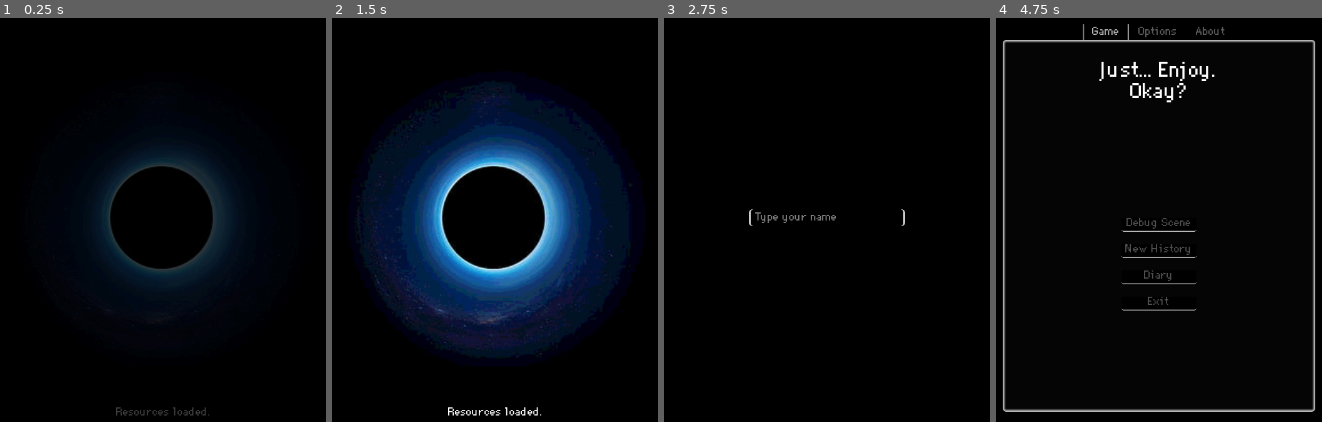
Above: before the commit, frames 1-4 (left to right).
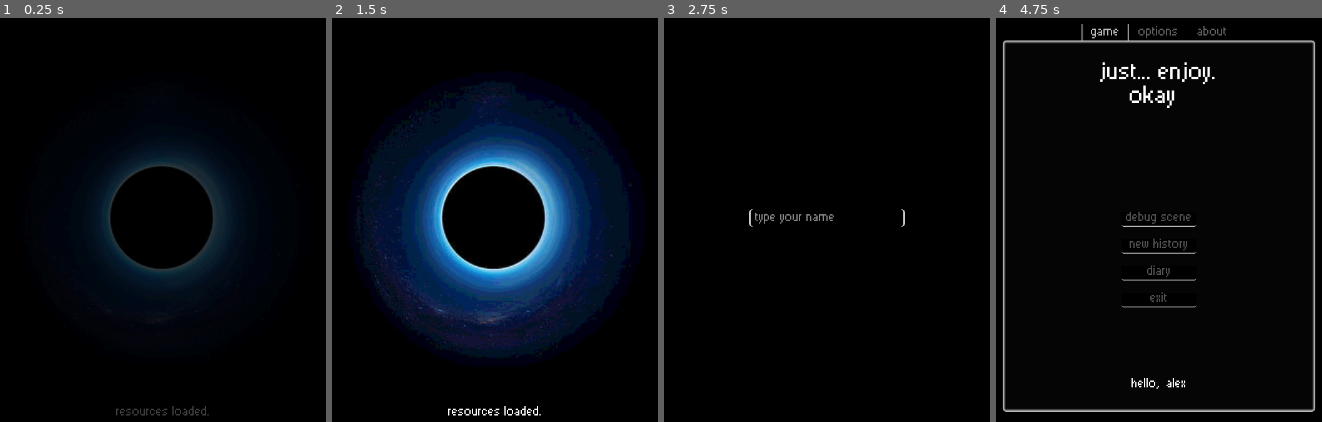
Above: after the commit, the same moments.

Repository: virtualtrisky/Just...-Enjoy
Game: Godot game, scene res://scenes/load_scene.tscn
Two runs of this game, one before a commit and one after it. Both use one fixed random seed, a clock stepped at 60 frames per second and the inputs below.
Inputs (mouse positions are in pixels of both pictures, inside the frame that each line leads up to):
- Up to frame 1 (0.25 s): no input
- Up to frame 2 (1.5 s): hold Right (move_right) 0.53-1.28 s; tap Enter at 1.25 s; hold Down (move_down) from 1.28 s (still down)
- Up to frame 3 (2.75 s): tap Space at 2 s; release Down (move_down) at 2.03 s; hold Right (move_right) from 2.03 s (still down)
- Up to frame 4 (4.75 s): release Right (move_right) at 2.75 s; click (1159, 215) at 2.77 s; type "Alex" at 2.85 s; tap Enter at 3.5 s; hold Up (move_up) 3.53-4.25 s; click "New History" at 4.25 s

The runs differ from the first frame. In frame 1, 0.2% of the frame differs, in the area x 35-64%, y 96-99%; in frame 2, 0.4%; in frame 3, 0.3%; in frame 4, 4.0%, in the area x 2-98%, y 1-92%.

Commit message:
small updates

Diff:
--- a/project.godot
+++ b/project.godot
@@ -33,7 +33,7 @@
 
 [gui]
 
-theme/custom_font="uid://bjmpc147viiya"
+theme/custom_font="uid://b2hn2envyg7ka"
 
 [input]
 
--- a/scenes/menu_scene.tscn
+++ b/scenes/menu_scene.tscn
@@ -11,11 +11,17 @@
 [ext_resource type="StyleBox" uid="uid://pgvf28664moo" path="res://resources/menu_buttons/pressed_style.tres" id="6_yfxa8"]
 [ext_resource type="Script" uid="uid://bo2ola1m1g5wt" path="res://scripts/menu_scene/update_settings.gd" id="8_520ac"]
 [ext_resource type="Script" uid="uid://csbpntdby6wfx" path="res://scripts/menu_scene/load_about.gd" id="8_vjll7"]
+[ext_resource type="Script" uid="uid://2lr3y3d8lt1m" path="res://scripts/menu_scene/hello_message.gd" id="10_my6g0"]
 
 [sub_resource type="LabelSettings" id="LabelSettings_u4hxd"]
 font_size = 30
 
 [sub_resource type="StyleBoxEmpty" id="StyleBoxEmpty_u4hxd"]
+
+[sub_resource type="LabelSettings" id="LabelSettings_my6g0"]
+font_size = 40
+
+[sub_resource type="StyleBoxEmpty" id="StyleBoxEmpty_1iahe"]
 
 [sub_resource type="LabelSettings" id="LabelSettings_yfxa8"]
 font_size = 40
@@ -252,6 +258,12 @@
 theme_override_styles/normal = ExtResource("6_6od1f")
 text = "Exit"
 
+[node name="HelloMessage" type="Label" parent="Screen/MarginContainer/TabContainer/Game/MarginContainer/VBoxContainer"]
+layout_mode = 2
+text = "Hello, [playername]"
+horizontal_alignment = 1
+script = ExtResource("10_my6g0")
+
 [node name="Options" type="TabBar" parent="Screen/MarginContainer/TabContainer" node_paths=PackedStringArray("MasterVolumeSlider")]
 visible = false
 layout_mode = 2
@@ -276,7 +288,14 @@
 
 [node name="VolumeCamp" type="VBoxContainer" parent="Screen/MarginContainer/TabContainer/Options/MarginContainer/VBoxContainer"]
 layout_mode = 2
-size_flags_vertical = 3
+
+[node name="Label2" type="Label" parent="Screen/MarginContainer/TabContainer/Options/MarginContainer/VBoxContainer/VolumeCamp"]
+texture_filter = 1
+layout_mode = 2
+text = "sound"
+label_settings = SubResource("LabelSettings_my6g0")
+horizontal_alignment = 1
+vertical_alignment = 1
 
 [node name="MasterVolume" type="HBoxContainer" parent="Screen/MarginContainer/TabContainer/Options/MarginContainer/VBoxContainer/VolumeCamp"]
 layout_mode = 2
@@ -290,6 +309,128 @@
 custom_minimum_size = Vector2(250, 0)
 layout_mode = 2
 value = 100.0
+
+[node name="HSeparator" type="HSeparator" parent="Screen/MarginContainer/TabContainer/Options/MarginContainer/VBoxContainer"]
+layout_mode = 2
+theme_override_constants/separation = 60
+theme_override_styles/separator = SubResource("StyleBoxEmpty_1iahe")
+
+[node name="VBoxContainer" type="VBoxContainer" parent="Screen/MarginContainer/TabContainer/Options/MarginContainer/VBoxContainer"]
+layout_mode = 2
+
+[node name="Label3" type="Label" parent="Screen/MarginContainer/TabContainer/Options/MarginContainer/VBoxContainer/VBoxContainer"]
+texture_filter = 1
+layout_mode = 2
+text = "Controls"
+label_settings = SubResource("LabelSettings_my6g0")
+horizontal_alignment = 1
+vertical_alignment = 1
+
+[node name="VBoxContainer" type="VBoxContainer" parent="Screen/MarginContainer/TabContainer/Options/MarginContainer/VBoxContainer/VBoxContainer"]
+layout_mode = 2
+size_flags_horizontal = 4
+alignment = 1
+
+[node name="MoveUp" type="GridContainer" parent="Screen/MarginContainer/TabContainer/Options/MarginContainer/VBoxContainer/VBoxContainer/VBoxContainer"]
+clip_contents = true
+layout_mode = 2
+theme_override_constants/h_separation = 50
+columns = 2
+
+[node name="Label" type="Label" parent="Screen/MarginContainer/TabContainer/Options/MarginContainer/VBoxContainer/VBoxContainer/VBoxContainer/MoveUp"]
+texture_filter = 1
+custom_minimum_size = Vector2(97, 0)
+layout_mode = 2
+text = "Move Up"
+horizontal_alignment = 1
+vertical_alignment = 1
+
+[node name="Button" type="Button" parent="Screen/MarginContainer/TabContainer/Options/MarginContainer/VBoxContainer/VBoxContainer/VBoxContainer/MoveUp"]
+custom_minimum_size = Vector2(128, 0)
+layout_mode = 2
+size_flags_horizontal = 10
+text = "ARROW UP"
+flat = true
+
+[node name="MoveLeft" type="GridContainer" parent="Screen/MarginContainer/TabContainer/Options/MarginContainer/VBoxContainer/VBoxContainer/VBoxContainer"]
+clip_contents = true
+layout_mode = 2
+theme_override_constants/h_separation = 50
+columns = 2
+
+[node name="Label" type="Label" parent="Screen/MarginContainer/TabContainer/Options/MarginContainer/VBoxContainer/VBoxContainer/VBoxContainer/MoveLeft"]
+custom_minimum_size = Vector2(97, 0)
+layout_mode = 2
+text = "Move Left"
+horizontal_alignment = 1
+vertical_alignment = 1
+
+[node name="Button" type="Button" parent="Screen/MarginContainer/TabContainer/Options/MarginContainer/VBoxContainer/VBoxContainer/VBoxContainer/MoveLeft"]
+custom_minimum_size = Vector2(128, 0)
+layout_mode = 2
+size_flags_horizontal = 10
+text = "ARROW LEFT"
+flat = true
+
+[node name="MoveDown" type="GridContainer" parent="Screen/MarginContainer/TabContainer/Options/MarginContainer/VBoxContainer/VBoxContainer/VBoxContainer"]
+clip_contents = true
+layout_mode = 2
+theme_override_constants/h_separation = 50
+columns = 2
+
+[node name="Label" type="Label" parent="Screen/MarginContainer/TabContainer/Options/MarginContainer/VBoxContainer/VBoxContainer/VBoxContainer/MoveDown"]
+custom_minimum_size = Vector2(97, 0)
+layout_mode = 2
+text = "Move Down"
+horizontal_alignment = 1
+vertical_alignment = 1
+
+[node name="Button" type="Button" parent="Screen/MarginContainer/TabContainer/Options/MarginContainer/VBoxContainer/VBoxContainer/VBoxContainer/MoveDown"]
+custom_minimum_size = Vector2(128, 0)
+layout_mode = 2
+size_flags_horizontal = 10
+text = "ARROW DOWN"
+flat = true
+
+[node name="MoveRight" type="GridContainer" parent="Screen/MarginContainer/TabContainer/Options/MarginContainer/VBoxContainer/VBoxContainer/VBoxContainer"]
+clip_contents = true
+layout_mode = 2
+theme_override_constants/h_separation = 50
+columns = 2
+
+[node name="Label" type="Label" parent="Screen/MarginContainer/TabContainer/Options/MarginContainer/VBoxContainer/VBoxContainer/VBoxContainer/MoveRight"]
+custom_minimum_size = Vector2(97, 0)
+layout_mode = 2
+text = "Move Right"
+horizontal_alignment = 1
+vertical_alignment = 1
+
+[node name="Button" type="Button" parent="Screen/MarginContainer/TabContainer/Options/MarginContainer/VBoxContainer/VBoxContainer/VBoxContainer/MoveRight"]
+custom_minimum_size = Vector2(128, 0)
+layout_mode = 2
+size_flags_horizontal = 10
+text = "ARROW RIGHT"
+flat = true
+
+[node name="MoveRight2" type="GridContainer" parent="Screen/MarginContainer/TabContainer/Options/MarginContainer/VBoxContainer/VBoxContainer/VBoxContainer"]
+clip_contents = true
+layout_mode = 2
+theme_override_constants/h_separation = 50
+columns = 2
+
+[node name="Label" type="Label" parent="Screen/MarginContainer/TabContainer/Options/MarginContainer/VBoxContainer/VBoxContainer/VBoxContainer/MoveRight2"]
+custom_minimum_size = Vector2(97, 0)
+layout_mode = 2
+text = "Action"
+horizontal_alignment = 1
+vertical_alignment = 1
+
+[node name="Button" type="Button" parent="Screen/MarginContainer/TabContainer/Options/MarginContainer/VBoxContainer/VBoxContainer/VBoxContainer/MoveRight2"]
+custom_minimum_size = Vector2(128, 0)
+layout_mode = 2
+size_flags_horizontal = 10
+text = "X"
+flat = true
 
 [node name="About" type="TabBar" parent="Screen/MarginContainer/TabContainer"]
 visible = false
@@ -327,25 +468,27 @@
 
 [node name="MusicBy" type="Label" parent="Screen/MarginContainer/TabContainer/About/MarginContainer/VBoxContainer/Credits"]
 layout_mode = 2
-text = "Musics"
+text = "Musics By"
 label_settings = SubResource("LabelSettings_1iahe")
 horizontal_alignment = 1
 
 [node name="Label1" type="Label" parent="Screen/MarginContainer/TabContainer/About/MarginContainer/VBoxContainer/Credits"]
 layout_mode = 2
-text = "Long Walks - Emily A. Sprague"
-horizontal_alignment = 1
+text = "Emily A. Sprague - Long Walks"
+horizontal_alignment = 1
+vertical_alignment = 1
 
 [node name="Label2" type="Label" parent="Screen/MarginContainer/TabContainer/About/MarginContainer/VBoxContainer/Credits"]
 layout_mode = 2
-text = "Sleep Music No. 1 - Chris Haugen"
-horizontal_alignment = 1
+text = "Chris Haugen -  Sleep Music No. 1"
+horizontal_alignment = 1
+vertical_alignment = 1
 
 [node name="Text" type="Label" parent="Screen/MarginContainer/TabContainer/About/MarginContainer/VBoxContainer"]
 layout_mode = 2
 size_flags_horizontal = 4
 size_flags_vertical = 10
-text = "© VirtualTrisky"
+text = "© VirtualTrisky & N"
 horizontal_alignment = 1
 
 [node name="FadeTexture" type="TextureRect" parent="."]
--- a/scripts/global.gd
+++ b/scripts/global.gd
@@ -19,7 +19,6 @@
 		print("Failed to create file")
 		return false
 
-	print("Resources created")
 	file.store_string(json_str)
 	file.close()
 	return true
@@ -41,7 +40,6 @@
 		return false
 
 
-	print("Resources loaded")
 	config = json
 	file.close()
 	return true
--- a/scripts/load_scene/load_resources.gd
+++ b/scripts/load_scene/load_resources.gd
@@ -19,4 +19,6 @@
 		get_tree().change_scene_to_file("res://scenes/set_name_scene.tscn")
 		return
 
+	var master_volume: float = Global.config["config.volume.master"] / 100
+	AudioServer.set_bus_volume_db(AudioServer.get_bus_index("Master"), linear_to_db(master_volume))
 	get_tree().change_scene_to_file("res://scenes/menu_scene.tscn")
--- /dev/null
+++ b/scripts/menu_scene/hello_message.gd
@@ -0,0 +1,7 @@
+extends Label
+
+
+# Called when the node enters the scene tree for the first time.
+func _ready() -> void:
+	var player_name: String = Global.config["player.name"] if Global.config["player.name"] != null else "no name"
+	text = "Hello,${0}".format([player_name])
--- a/scripts/menu_scene/update_settings.gd
+++ b/scripts/menu_scene/update_settings.gd
@@ -7,4 +7,5 @@
 
 func _on_h_slider_value_changed(value: float) -> void:
 	Global.config["config.volume.master"] = value
+	AudioServer.set_bus_volume_db(AudioServer.get_bus_index("Master"), linear_to_db(value / 100))
 	Global.write_config_file()
Binary file added: fonts/pixeled/Pixeled.ttf
Not shown, added: fonts/pixeled/Pixeled.ttf.import
Binary file added: fonts/pixelsix/pixelsix00.ttf
Not shown, added: fonts/pixelsix/pixelsix00.ttf.import
Binary file added: fonts/pixelsix/pixelsix10.ttf
Not shown, added: fonts/pixelsix/pixelsix10.ttf.import
Binary file added: fonts/pixelsix/pixelsix14.ttf
Not shown, added: fonts/pixelsix/pixelsix14.ttf.import
Binary file added: fonts/pixely/pixely[1].ttf
Not shown, added: fonts/pixely/pixely[1].ttf.import
Not shown: 1 places in scenes/menu_scene.tscn that only renumber resources
Not shown, added: scripts/menu_scene/hello_message.gd.uid
